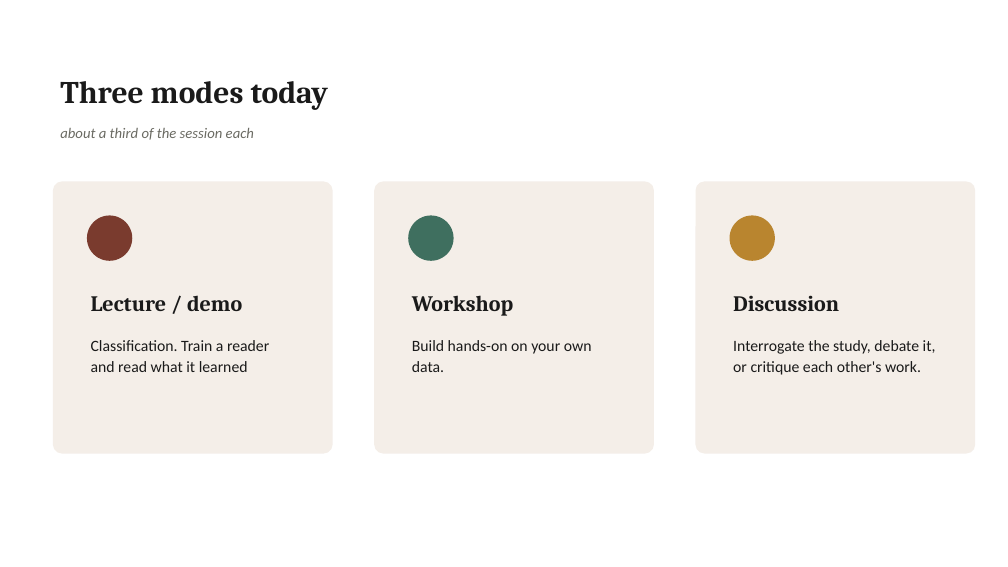
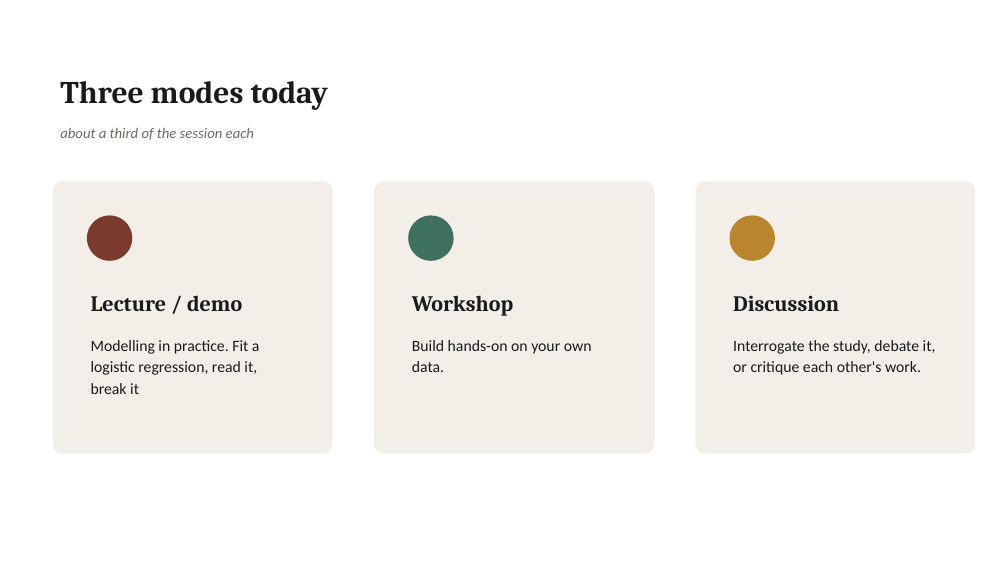
Before and after one commit to lucianli123/culture-as-data-2026, a slide deck: slide 9 of slides/pptx/week-03.pptx (slide 8 before the commit). Drawn at 1008x567 pixels with LibreOffice and Linux fonts; fonts in the diff are those of the drawing. Boxes give left, top, right and bottom in pixels: in the first picture for what was removed or moved away, otherwise in the second. Text is boxed around its words. In the diff, an @@ line names an element or a change of style, - is before the commit and + after.

```diff
--- a/slides/pptx/week-03.pptx
+++ b/slides/pptx/week-03.pptx
@@ text at [91, 340, 260, 394]: text changed @@
-Classification. Train a reader and read what it learned
+Modelling in practice. Fit a logistic regression, read it, break it
```
Also in this commit, not shown: 8 other slides changed, 2 slides added, 1 slide removed, 14 other files.
